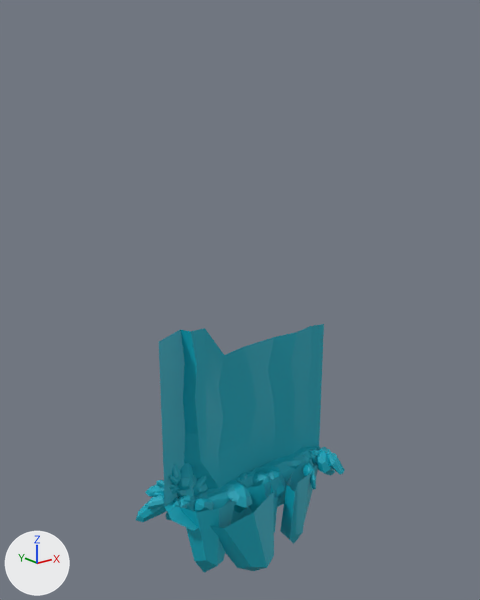
A saved change to the FBX model New Unity Project/Assets/3D Assets/Roof_short_step.fbx.
Camera for both pictures: a 50 mm lens placed at (-0.0646, -0.0727, 0.0679), pointed at (-0.0011, 0.0066, 0.0362). The axes (+X, +Y, +Z) are drawn at lower left. The lights are the same throughout. Where no turn or scale is listed for an object, it has been applied to the vertices.

In view in the first picture: 'Roof_short_step_up_comb'.
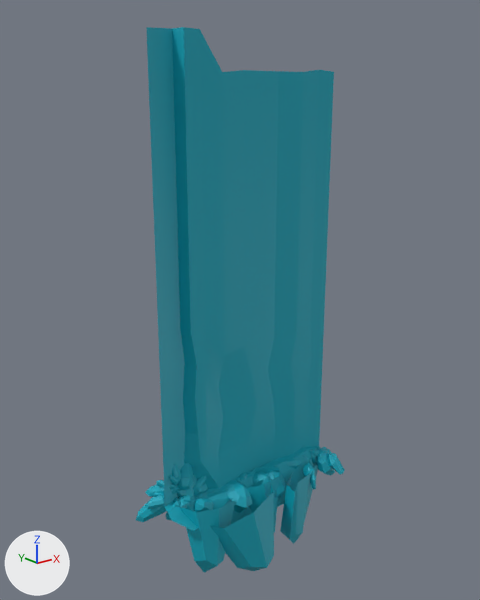
The newer file is also turned or shifted as a whole; pictures and numbers use the older file's frame.

Edits to the bpy script that builds the scene:
```text
Change me_mesh:
    used by ob_roof_short_step_up_comb; location = (0.0, 0.004, 0.0106)
    remove me_mesh.from_pydata(...)  # 1569 vertices, 1422 faces; spans x -0.02..0.02, y -0.0066..0.0066, z -0.023..0.023
    add me_mesh.from_pydata(...)  # 1629 vertices, 1476 faces; spans x -0.02..0.02, y -0.0066..0.0066, z -0.023..0.0654
    me_mesh part 1
    18 vertices are added at x -0.0122..0.0168, y 0.0012..0.0032, z 0.0278..0.0654
    9 new vertices lie (0.0, 0.0, 0.01) away from vertices in x -0.0173..0.0168, y 0.0012..0.0032, z 0.0175..0.023
    8 new vertices lie (0.0, 0.0, 0.005) away from vertices in x -0.0173..0.0168, y 0.0012..0.0032, z 0.0275..0.033
    5 new vertices lie (0.0, 0.0, 0.0061) away from vertices in x -0.0173..0.0103, y 0.0013..0.0032, z 0.0328..0.038
    5 new vertices lie (0.0, 0.0, 0.0021) away from vertices in x -0.0173..0.0168, y 0.0012..0.0014, z 0.0387..0.044
    5 new vertices lie (0.0, 0.0, 0.0102) away from vertices in x -0.0173..0.0168, y 0.0012..0.0014, z 0.0408..0.0461
    5 new vertices lie (0.0, 0.0, 0.0089) away from vertices in x -0.0173..0.0168, y 0.0012..0.0017, z 0.051..0.0561
    5 new vertices lie (0.0069, 0.0003, 0.0) away from vertices in x -0.0012, y 0.0017, z 0.0328..0.0602
    54 new faces join them
```

Where the change shows, as pixel boxes (x1, y1, x2, y2) in the pictures (480 x 600 px):
'Roof_short_step_up_comb', reshaped (119% taller): before (136, 324, 345, 572); after (136, 27, 345, 572)
part 1 of me_mesh, added (cyan): after (146, 27, 334, 355)
